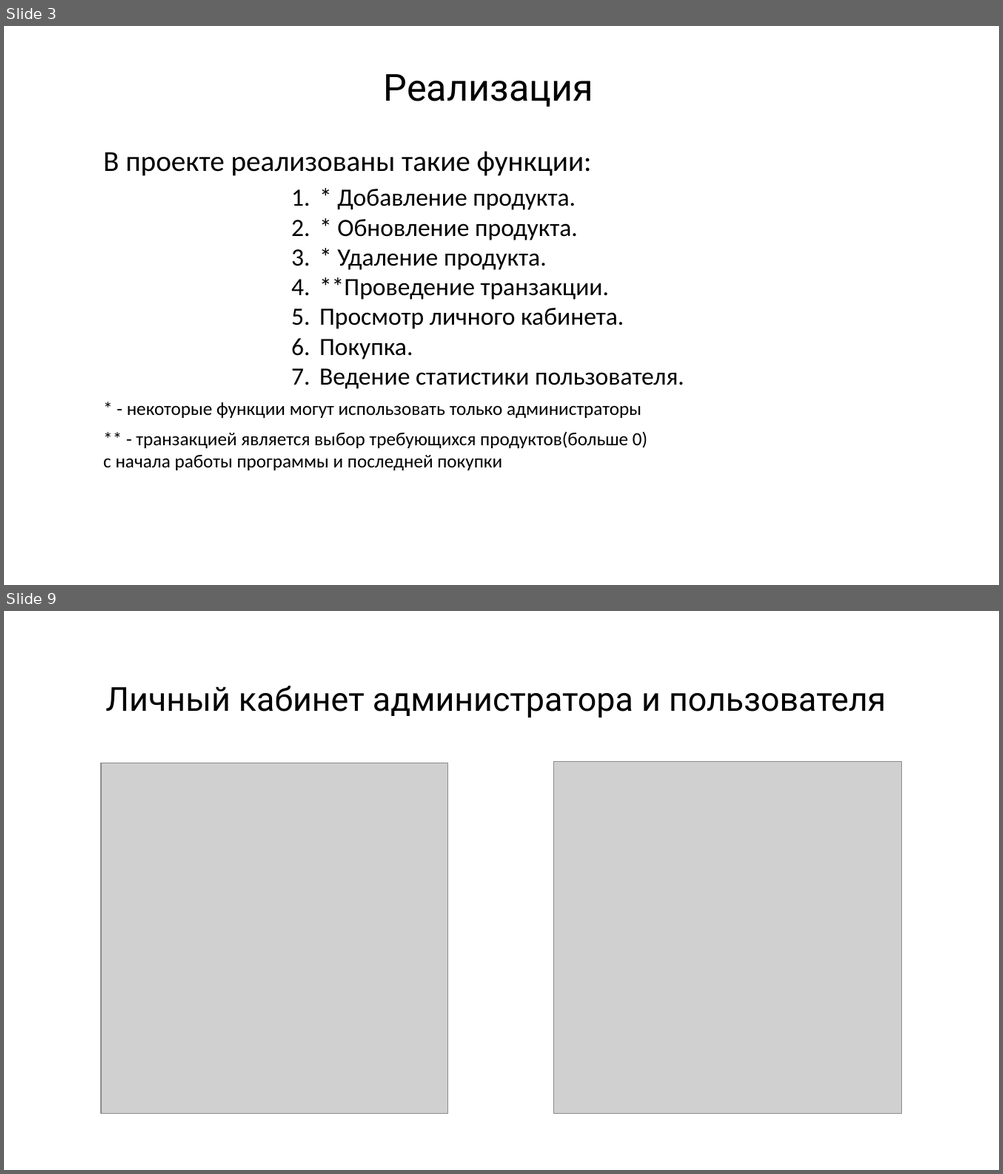
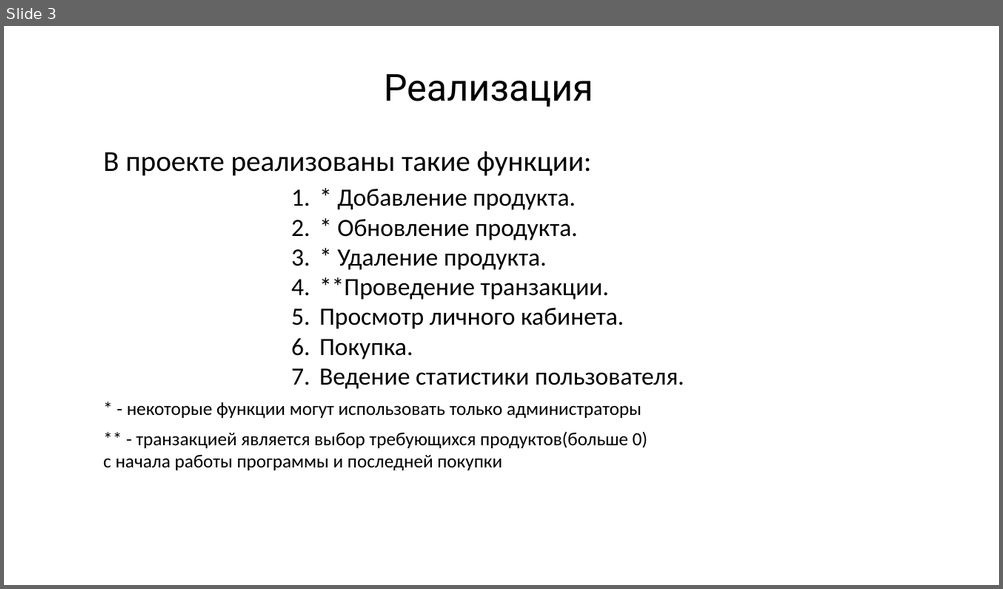
Before and after one commit to JabaXNT/YandexWEBProject, a slide deck: Zapiska/Представление Exchange.pptx. Shown one above the other, each under a label of ours: slides 3 and 9 before the commit, slide 3 after it; the slides between them are not shown. The pictures are 1003x1174 and 1003x589 pixels, drawn with LibreOffice and Linux fonts; fonts in the diff are those of the drawing; grey boxes stand for pictures. Boxes give left, top, right and bottom in pixels: in the first picture for what was removed or moved away, otherwise in the second. Text is boxed around its words. In the diff, an @@ line names an element or a change of style, - is before the commit and + after.

```diff
--- a/Zapiska/Представление Exchange.pptx
+++ b/Zapiska/Представление Exchange.pptx
@@ slide 9 removed at (4,611,999,1170), background #FFFFFF @@
@@ text removed at (105,686,885,718) @@
-Личный кабинет администратора и пользователя
@@ picture removed at (101,763,448,1115) @@
@@ picture removed at (554,762,902,1114) @@
```
Also in this commit, not shown: 4 slides changed, 5 other slides removed, 1 other file.
